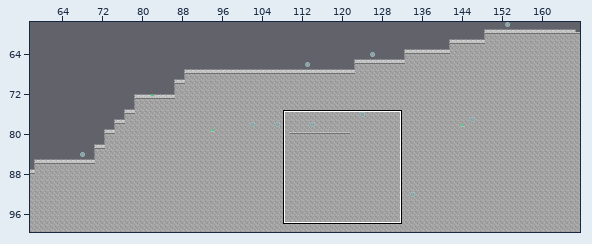
A Tiled map (JSON) gets an edit: assets/maps/map_1.json. Above, an overview of the earlier version with the close-up marked.
Close-up. Before:
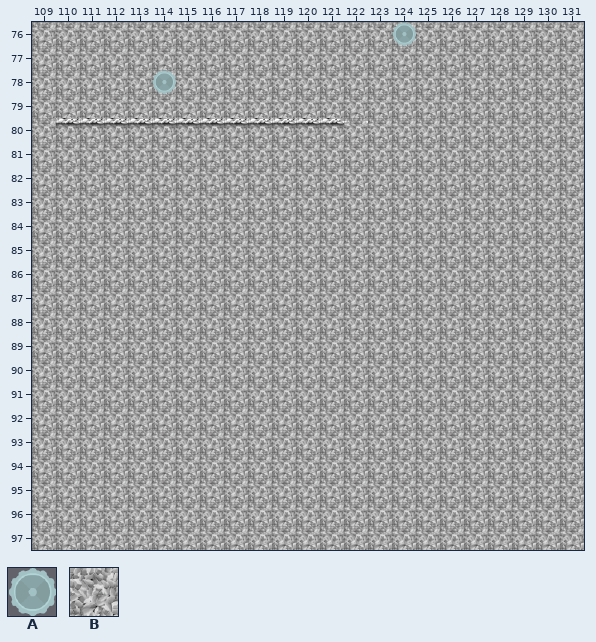
Cells are 64x64 px. Shown: x 109..131, y 76..97. The commit also changed other parts of the map, which this record leaves out.
Key: from "vindicta_platform": A 42, B 45.
_ is an empty cell.
Objects are placed by their top-left corner, in cells (3,4 is the top-left corner of cell 3,4); size is 1x1 cell unless given.
Layers that did not change in this view are not listed.
Layer "Cache" before, first column x 109:
76 BBBBBBBBBBBBBBBBBBBBBBB
77 BBBBBBBBBBBBBBBBBBBBBBB
78 BBBBBBBBBBBBBBBBBBBBBBB
79 BBBBBBBBBBBBBBBBBBBBBBB
80 B_____________BBBBBBBBB
81 _______________BBBBBBBB
82 _______________BBBBBBBB
83 _______________BBBBBBBB
84 _______________BBBBBBBB
85 _______________BBBBBBBB
86 _______________BBBBBBBB
87 _______________BBBBBBBB
88 _______________BBBBBBBB
89 _______________BBBBBBBB
90 ________________BBBBBBB
91 ________________BBBBBBB
92 ________________BBBBBBB
93 ________________BBBBBBB
94 ________________BBBBBBB
95 ________________BBBBBBB
96 _______________________
97 _______________________
Objects on layer "Ennemy" before:
A at 124,76
A at 114,78
New version:
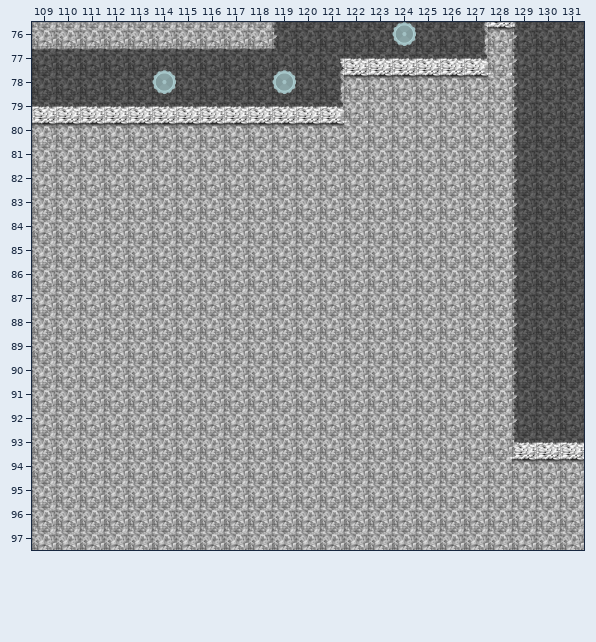
The exact change:
Changed rows in their new state; . is an unchanged cell.
Layer "Cache" (now hidden):
first column x 109:
76 .........._____________
77 ___________________.___
78 _______________________
79 _____________.......___
80 _...................___
81 ....................___
82 ....................___
83 ....................___
84 ....................___
85 ....................___
86 ....................___
87 ....................___
88 ....................___
89 ....................___
90 ....................___
91 ....................___
92 ....................___
93 ....................___
94 ...................____
Layer "Ennemy":
added: A at 119,78
